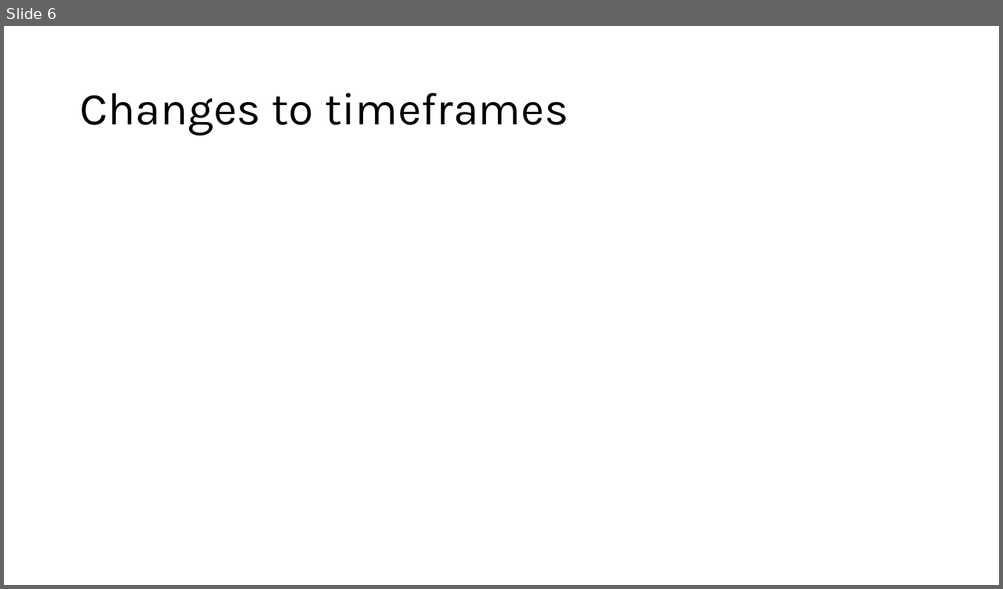
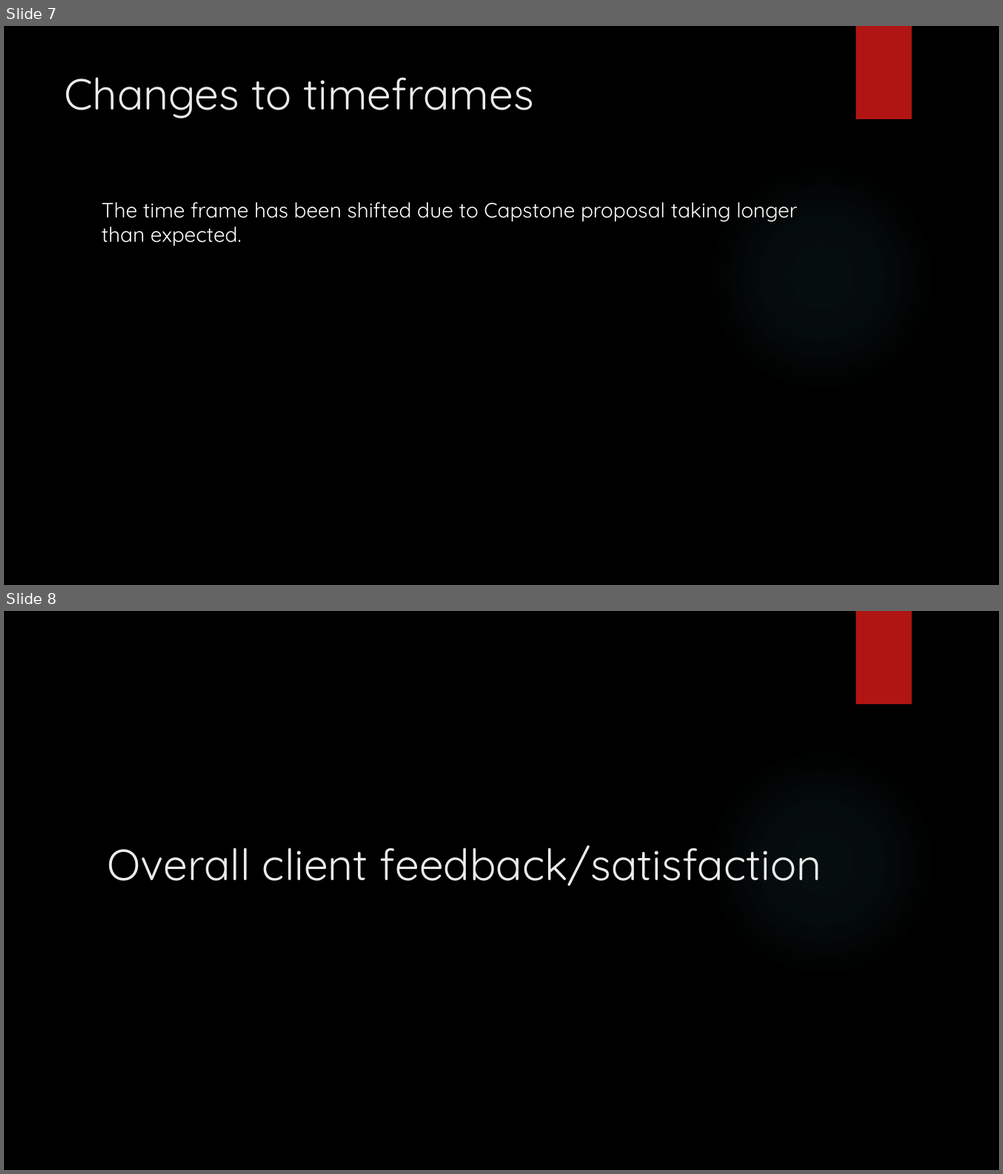
Before and after one commit to DavidSushames/BHB-Capstone, a slide deck: Mid Project Presentation.pptx. Shown one above the other, each under a label of ours: slide 6 before the commit, slides 7 and 8 after it. The pictures are 1003x589 and 1003x1174 pixels, drawn with LibreOffice and Linux fonts; fonts in the diff are those of the drawing; background and template pictures are left out. Boxes give left, top, right and bottom in pixels: in the first picture for what was removed or moved away, otherwise in the second. Text is boxed around its words. In the diff, an @@ line names an element or a change of style, - is before the commit and + after.

```diff
--- a/Mid Project Presentation.pptx
+++ b/Mid Project Presentation.pptx
@@ slide 8 added at (4,611,999,1170), background picture (left out); not listed: 2 template elements that a slide beside it also shows @@
@@ title added at (108,846,821,886), 42 pt, text #EBEBEB @@
+Overall client feedback/satisfaction
@@ what was slide 6 is now slide 7 @@
@@ slide 7 changed as well @@
@@ background #FFFFFF to picture (left out) @@
@@ rectangle added at (855,26,911,119), fill #B01513 @@
@@ title "Changes to timeframes": place and size @@
-title "Changes to timeframes" at (79,93,568,136)
+title "Changes to timeframes" at (64,77,534,118)
@@ title "Changes to timeframes" at (64,77,534,118): size 44 to 42 pt, font Karla to Quicksand, text colour #000000 to #EBEBEB; line spacing 0.9 to 1; vertical alignment middle to top @@
@@ ellipse added at (706,163,936,392), fill gradient #50B9C1 @@
@@ text added at (102,202,797,247), 20 pt, text #FFFFFF @@
+The time frame has been shifted due to Capstone proposal taking longer than expected.
```
Also in this commit, not shown: 5 other slides changed, 1 other slide added, 8 other files.
